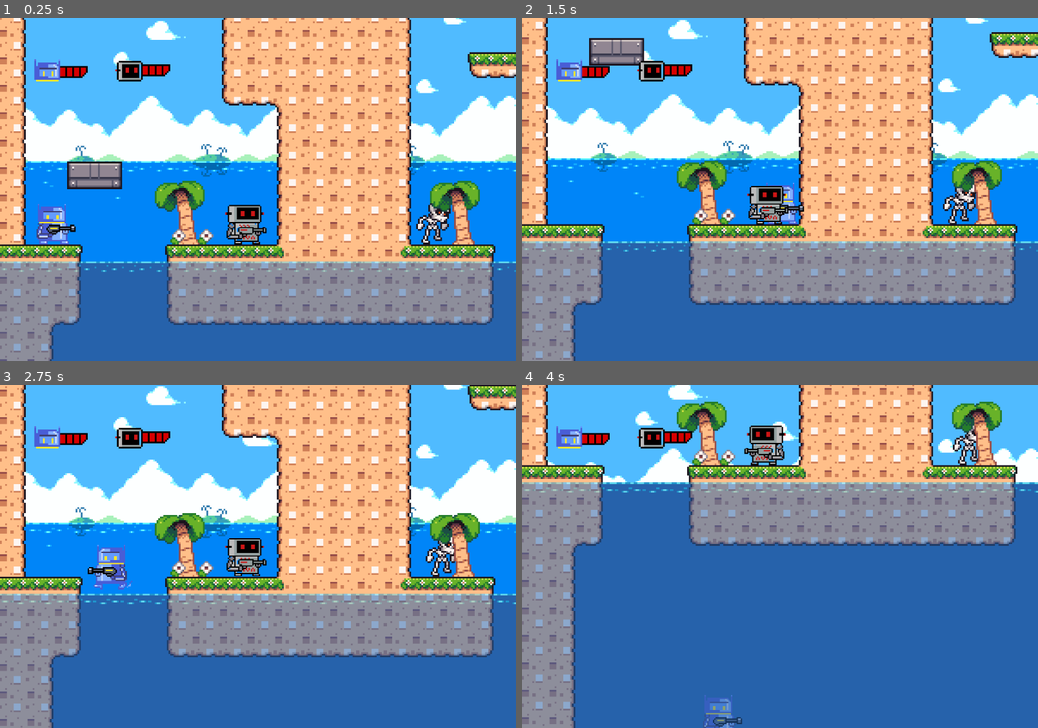
Above: before the commit, frames 1-4 (two rows, left to right).
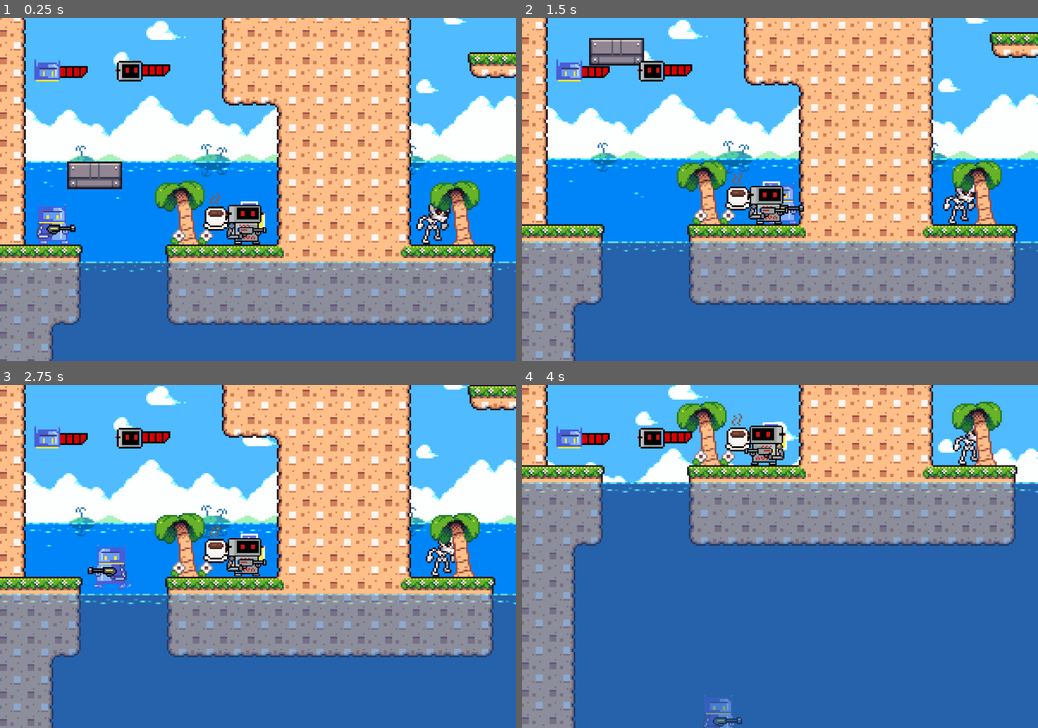
Above: after the commit, the same moments.

Repository: kayqueds/Code-Zone
Game: Godot game, scene res://scene/tropic.tscn
The game is run twice, just before and just after one commit, with the same random seed, the same clock (stepped at 60 frames per second) and the same inputs.
Inputs:
- Up to frame 1 (0.25 s): no input
- Up to frame 2 (1.5 s): hold D (right_p1) from 0.53 s (still down); tap Left (left_p2) at 0.6 s; tap W (jump_p1) at 0.77 s; tap Right (right_p2) at 1.35 s
- Up to frame 3 (2.75 s): tap W (jump_p1) at 1.52 s; release D (right_p1) at 2.03 s; hold A (left_p1) from 2.03 s (still down); tap F (shoot_p1) at 2.1 s
- Up to frame 4 (4 s): release A (left_p1) at 2.78 s; hold D (right_p1) from 2.78 s (still down); tap Space (ui-accept) at 2.85 s; tap W (jump_p1) at 3.02, 3.77 s; tap Left (left_p2) at 3.6 s

The runs differ from the first frame. In frame 1, 0.4% of the frame differs, in the area x 39-52%, y 51-63%; in frame 2, 0.4%; in frame 3, 0.4%, in the area x 39-52%, y 40-52%; in frame 4, 0.4%.

Commit message:
feat: instanciado itens de recuperacao e animacao de morte

Diff:
--- /dev/null
+++ b/entities/curaItem.tscn
@@ -0,0 +1,21 @@
+[gd_scene format=3 uid="uid://b54l1opw7dokf"]
+
+[ext_resource type="Texture2D" uid="uid://cu04qjf14wxno" path="res://sprites/2 - Robo_Python/ENERGIA_PY.png" id="1_ip6sl"]
+[ext_resource type="Script" uid="uid://dhvcn46agwbac" path="res://scripts/cura_item.gd" id="1_kwyqg"]
+
+[sub_resource type="CapsuleShape2D" id="CapsuleShape2D_kwyqg"]
+radius = 9.0
+height = 24.0
+
+[node name="CuraItemJava" type="Area2D" unique_id=202087451]
+script = ExtResource("1_kwyqg")
+item_para = 1
+
+[node name="Sprite2D" type="Sprite2D" parent="." unique_id=884916000]
+texture = ExtResource("1_ip6sl")
+
+[node name="CollisionShape2D" type="CollisionShape2D" parent="." unique_id=1854806015]
+position = Vector2(-1, 1)
+shape = SubResource("CapsuleShape2D_kwyqg")
+
+[connection signal="body_entered" from="." to="." method="_on_body_entered"]
--- a/entities/player.tscn
+++ b/entities/player.tscn
@@ -3,6 +3,7 @@
 [ext_resource type="Script" uid="uid://bd7qm8bs4spr0" path="res://scripts/player.gd" id="1_merdl"]
 [ext_resource type="PackedScene" uid="uid://dta6eyurdh7jh" path="res://scene/bullet.tscn" id="2_qly61"]
 [ext_resource type="PackedScene" uid="uid://bk6s83wge3q3n" path="res://scene/charged_bullet.tscn" id="3_qsoyl"]
+[ext_resource type="Texture2D" uid="uid://duug1ktpaxvfv" path="res://sprites/2 - Robo_Python/DanoeMorte..png" id="5_6nm46"]
 [ext_resource type="Texture2D" uid="uid://ce1e2pm43hu2y" path="res://sprites/2 - Robo_Python/SPRITE_PY_ RESPIRAR.png" id="6_x08pd"]
 [ext_resource type="Texture2D" uid="uid://b4165vg4eiga6" path="res://sprites/2 - Robo_Python/SPRITE_PY_ PULAR.png" id="7_dchgp"]
 [ext_resource type="Texture2D" uid="uid://b2js75xcnlly" path="res://sprites/2 - Robo_Python/SPRITE_PY_ ANDAR.png" id="10_kdgjc"]
@@ -18,6 +19,14 @@
 atlas = ExtResource("6_x08pd")
 region = Rect2(32, 0, 32, 32)
 
+[sub_resource type="AtlasTexture" id="AtlasTexture_i623q"]
+atlas = ExtResource("5_6nm46")
+region = Rect2(0, 0, 32, 32)
+
+[sub_resource type="AtlasTexture" id="AtlasTexture_ef06p"]
+atlas = ExtResource("5_6nm46")
+region = Rect2(32, 0, 32, 32)
+
 [sub_resource type="AtlasTexture" id="AtlasTexture_q0i8f"]
 atlas = ExtResource("6_x08pd")
 region = Rect2(0, 0, 32, 32)
@@ -76,8 +85,14 @@
 "name": &"fall",
 "speed": 5.0
 }, {
-"frames": [],
-"loop": false,
+"frames": [{
+"duration": 1.0,
+"texture": SubResource("AtlasTexture_i623q")
+}, {
+"duration": 1.0,
+"texture": SubResource("AtlasTexture_ef06p")
+}],
+"loop": true,
 "name": &"hurt",
 "speed": 2.0
 }, {
@@ -160,8 +175,9 @@
 z_index = 1
 scale = Vector2(0.8125, 0.8125)
 sprite_frames = SubResource("SpriteFrames_i623q")
-animation = &"idle"
+animation = &"hurt"
 autoplay = "idle"
+frame_progress = 0.84049296
 
 [node name="Hitbox" type="Area2D" parent="." unique_id=68811985]
 visible = false
--- a/scene/tropic.tscn
+++ b/scene/tropic.tscn
@@ -17,6 +17,9 @@
 [ext_resource type="PackedScene" uid="uid://do6ppyeif7wlk" path="res://entities/player2.tscn" id="15_xnncp"]
 [ext_resource type="Texture2D" uid="uid://pg71abaymolb" path="res://sprites/BarraDeVida/BarraDeVIDA-PY.png" id="16_mjtd1"]
 [ext_resource type="Texture2D" uid="uid://b77w5smegb7md" path="res://sprites/BarraDeVida/BarraDeVIDA-JV.png" id="17_kjkl5"]
+[ext_resource type="PackedScene" uid="uid://b54l1opw7dokf" path="res://entities/curaItem.tscn" id="18_3eg8f"]
+[ext_resource type="Texture2D" uid="uid://cu04qjf14wxno" path="res://sprites/2 - Robo_Python/ENERGIA_PY.png" id="19_cjwtm"]
+[ext_resource type="Texture2D" uid="uid://bthdf7yfk855f" path="res://sprites/3 - Robo_Java/ENERGIA_JAVA.png" id="20_b78wb"]
 
 [sub_resource type="SpriteFrames" id="SpriteFrames_d18o5"]
 animations = [{
@@ -254,6 +257,15 @@
 position = Vector2(83, 37)
 sprite_frames = SubResource("SpriteFrames_l33ao")
 
+[node name="Cura_Java" parent="." unique_id=1758650647 instance=ExtResource("18_3eg8f")]
+position = Vector2(126, 159)
+sprite_textura = ExtResource("20_b78wb")
+
+[node name="Cura_Python" parent="." unique_id=202087451 instance=ExtResource("18_3eg8f")]
+position = Vector2(146, 160)
+item_para = 0
+sprite_textura = ExtResource("19_cjwtm")
+
 [editable path="LevelEnd"]
 [editable path="MovingPlatform"]
 [editable path="MovingPlatform2"]
--- /dev/null
+++ b/scripts/cura_item.gd
@@ -0,0 +1,38 @@
+extends Area2D
+
+# Menu de seleção para definir o alvo do item no Inspector
+enum DonoDoItem { PYTHON_P1, JAVA_P2 }
+@export var item_para: DonoDoItem = DonoDoItem.PYTHON_P1
+
+@export var quantidade_cura: int = 20
+@export var sprite_textura: Texture2D
+
+@onready var sprite_2d: Sprite2D = $Sprite2D
+
+func _ready() -> void:
+	if sprite_textura:
+		sprite_2d.texture = sprite_textura
+
+	# Garante que as propriedades de colisão estão certas
+	monitoring = true
+	monitorable = false
+
+	# Reseta as máscaras e foca apenas na Layer 2 (onde estão os players)
+	for i in range(1, 32):
+		set_collision_mask_value(i, false)
+	set_collision_mask_value(2, true) # Layer 2: player
+
+func _on_body_entered(body: Node2D) -> void:
+	# Verifica se quem colidiu tem a função de curar
+	if body.has_method("curar"):
+
+		# Se o item for para o Python (P1), mas quem entrou foi o P2 (ou vice-versa), ignora!
+		if item_para == DonoDoItem.PYTHON_P1 and "p2" in body.input_left:
+			return
+		if item_para == DonoDoItem.JAVA_P2 and not ("p2" in body.input_left):
+			return
+
+		# Se passou do filtro, tenta curar o player certo
+		var curou = body.curar(quantidade_cura)
+		if curou:
+			queue_free() # Remove o item do mapa
--- a/scripts/player.gd
+++ b/scripts/player.gd
@@ -456,3 +456,21 @@
 	if is_charging:
 
 		charged_shot_ready = true
+# cura
+func curar(quantidade_cura):
+	# Se a vida já estiver cheia, retorna 'false' (o item não é coletado)
+	if life >= max_life:
+		return false
+
+	life += quantidade_cura
+	life = clamp(life, 0, max_life) # Garante que não vai passar de 100
+
+	update_life_bar()
+	print("Vida curada! Atual:", life)
+
+	# Feedback visual rápido (pisca verde)
+	modulate = Color.GREEN
+	await get_tree().create_timer(0.2).timeout
+	modulate = Color.WHITE
+
+	return true
--- a/scripts/player2.gd
+++ b/scripts/player2.gd
@@ -392,3 +392,21 @@
 func _on_reload_timer_timeout():
 
 	get_tree().reload_current_scene()
+# cura
+func curar(quantidade_cura):
+	# Se a vida já estiver cheia, retorna 'false' (o item não é coletado)
+	if life >= max_life:
+		return false
+
+	life += quantidade_cura
+	life = clamp(life, 0, max_life) # Garante que não vai passar de 100
+
+	update_life_bar()
+	print("Vida curada! Atual:", life)
+
+	# Feedback visual rápido (pisca verde)
+	modulate = Color.GREEN
+	await get_tree().create_timer(0.2).timeout
+	modulate = Color.WHITE
+
+	return true
Not shown, added: scripts/cura_item.gd.uid
Binary file added: sprites/2 - Robo_Python/DanoeMorte..png
Not shown, added: sprites/2 - Robo_Python/DanoeMorte..png.import
Binary file added: sprites/2 - Robo_Python/ENERGIA_PY.png
Not shown, added: sprites/2 - Robo_Python/ENERGIA_PY.png.import
Binary file added: sprites/3 - Robo_Java/ENERGIA_JAVA.png
Not shown, added: sprites/3 - Robo_Java/ENERGIA_JAVA.png.import
